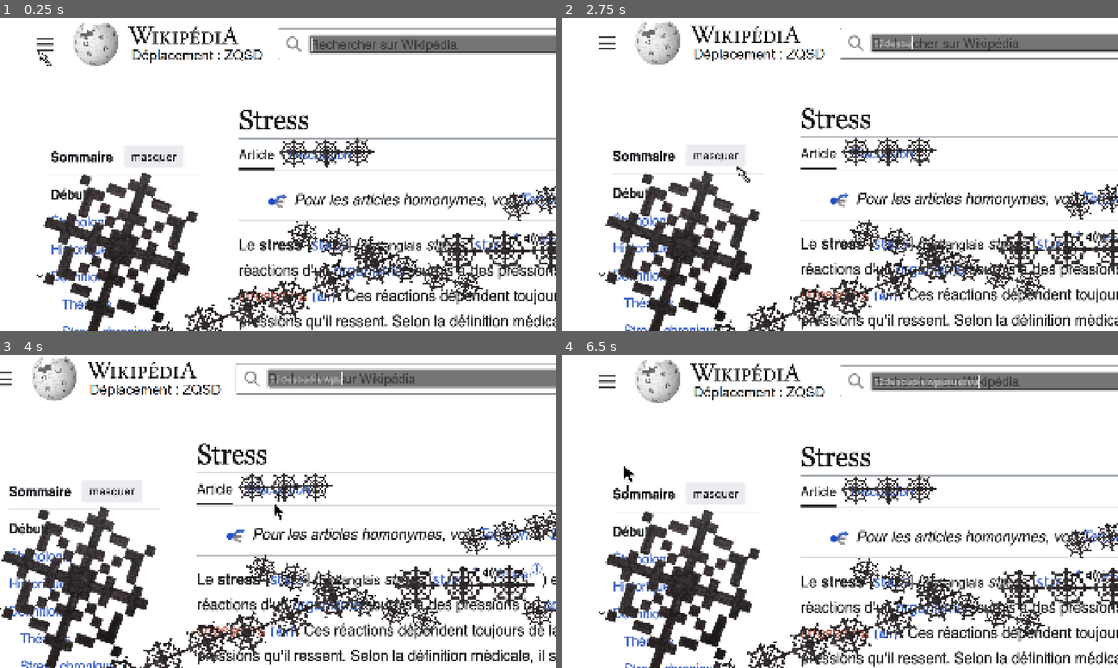
Above: before the commit, frames 1-4 (two rows, left to right).
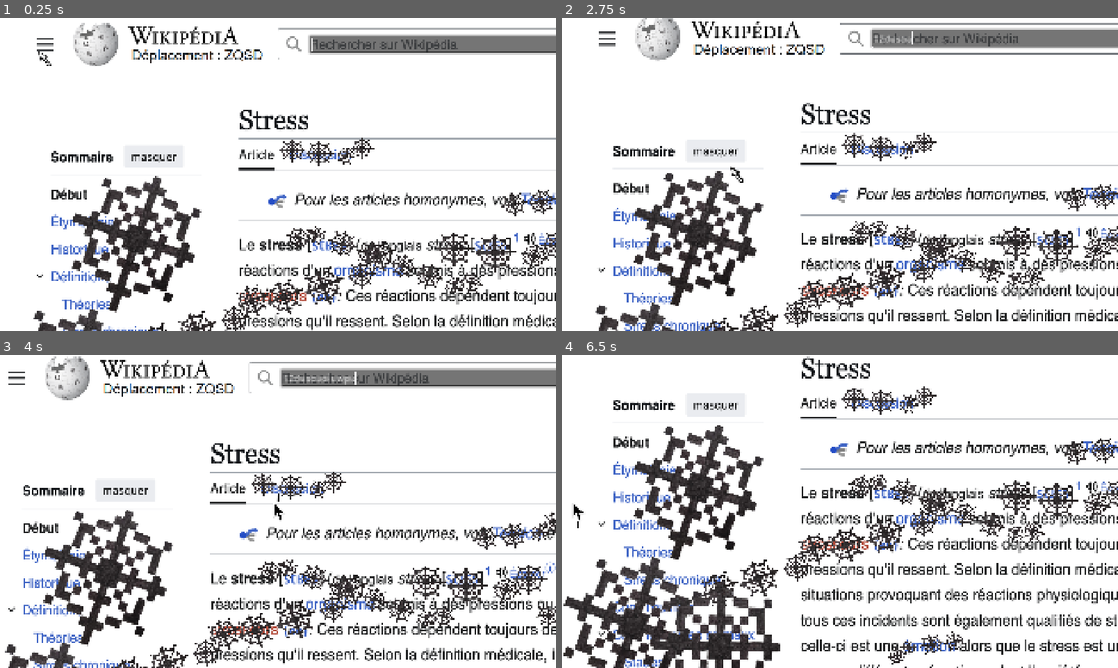
Above: after the commit, the same moments.

Repository: Paroxyss/wikursor
Game: Godot game, scene res://entities/Game_Manager.tscn
Same seed, same stepped clock (60 frames per second), same inputs: the game is played once before the commit and once after it. The engine's default icon, where the game draws it, is replaced by a stand-in: a white triangle on a blue panel in a dark square.
Inputs (mouse positions are in pixels of both pictures, inside the frame that each line leads up to):
- Up to frame 1 (0.25 s): no input
- Up to frame 2 (2.75 s): click (1023, 43) at 0.52 s; type "12" at 0.6 s; tap Enter at 1.25 s; hold D (move_right) 1.28-2.03 s; tap U (select) at 1.35, 2.3 s; hold S (move_down) from 2.03 s (still down); tap O (grab) at 2.1 s
- Up to frame 3 (4 s): release S (move_down) at 2.78 s; hold D (move_right) 2.78-3.53 s; tap I (lance) at 2.85 s; tap U (select) at 3.05, 3.8 s; hold W (move_up) from 3.53 s (still down); tap P (piou) at 3.6 s
- Up to frame 4 (6.5 s): release W (move_up) at 4.28 s; hold A (move_left) 4.28-5.78 s; tap U (select) at 4.35, 5.1, 6.05 s; hold S (move_down) from 5.78 s (still down); tap O (grab) at 5.85 s

The runs differ from the first frame. In frame 1, 12% of the frame differs, in the area x 6-100%, y 38-100%; in frame 2, 26%; in frame 3, 27%; in frame 4, 38%, in the area x 0-100%, y 0-100%.

Commit message:
niveau un et import troll

Diff:
--- a/entities/Enemies/GrinchBot.tscn
+++ b/entities/Enemies/GrinchBot.tscn
@@ -6,8 +6,9 @@
 [sub_resource type="PhysicsMaterial" id="PhysicsMaterial_0r6sc"]
 friction = 0.0
 
-[sub_resource type="CircleShape2D" id="CircleShape2D_qh1oc"]
-radius = 64.12488
+[sub_resource type="CapsuleShape2D" id="CapsuleShape2D_0hoif"]
+radius = 56.0
+height = 152.0
 
 [node name="GrinchBot" type="RigidBody2D" unique_id=1636861212]
 collision_layer = 25
@@ -26,5 +27,5 @@
 
 [node name="CollisionShape2D" type="CollisionShape2D" parent="." unique_id=323403017]
 scale = Vector2(0.25, 0.25)
-shape = SubResource("CircleShape2D_qh1oc")
+shape = SubResource("CapsuleShape2D_0hoif")
 debug_color = Color(0, 0.57307506, 0.83513063, 0.41960785)
--- a/entities/Enemies/TrollBot.tscn
+++ b/entities/Enemies/TrollBot.tscn
@@ -1,13 +1,14 @@
 [gd_scene format=3 uid="uid://bt2roqe5qsb2q"]
 
 [ext_resource type="Script" uid="uid://dqc2cyt0dtlcu" path="res://scripts/mechant_1.gd" id="1_wikhv"]
-[ext_resource type="Texture2D" uid="uid://b6n5bggheuqo7" path="res://icon.svg" id="2_u4l7c"]
+[ext_resource type="Texture2D" uid="uid://ds5nbhb2bj6mk" path="res://assets/troll.png" id="2_et0o4"]
 
 [sub_resource type="PhysicsMaterial" id="PhysicsMaterial_0r6sc"]
 friction = 0.0
 
-[sub_resource type="CircleShape2D" id="CircleShape2D_qh1oc"]
-radius = 64.12488
+[sub_resource type="CapsuleShape2D" id="CapsuleShape2D_nstax"]
+radius = 45.333336
+height = 130.66667
 
 [node name="TrollBot" type="RigidBody2D" unique_id=1636861212]
 collision_layer = 27
@@ -21,10 +22,10 @@
 metadata/_edit_group_ = true
 
 [node name="Icon" type="Sprite2D" parent="." unique_id=1737081164]
-scale = Vector2(0.75, 0.75)
-texture = ExtResource("2_u4l7c")
+scale = Vector2(0.23365605, 0.23365605)
+texture = ExtResource("2_et0o4")
 
 [node name="CollisionShape2D" type="CollisionShape2D" parent="." unique_id=323403017]
-scale = Vector2(0.75, 0.75)
-shape = SubResource("CircleShape2D_qh1oc")
+scale = Vector2(1.0326469, 1.0326469)
+shape = SubResource("CapsuleShape2D_nstax")
 debug_color = Color(0, 0.57307506, 0.83513063, 0.41960785)
--- a/entities/planche.tscn
+++ b/entities/planche.tscn
@@ -10,19 +10,26 @@
 collision_mask = 0
 
 [node name="CollisionShape2D" type="CollisionShape2D" parent="." unique_id=8296711]
+position = Vector2(11, 3)
 shape = SubResource("RectangleShape2D_xbyin")
 
 [node name="SpiderMur" type="Sprite2D" parent="." unique_id=1510003509]
-position = Vector2(-140.50002, -0.52107716)
-scale = Vector2(0.28313258, 0.2831326)
+position = Vector2(-152.00002, -12.090351)
+scale = Vector2(0.23694785, 0.2369479)
 texture = ExtResource("1_o4ouc")
 
 [node name="SpiderMur2" type="Sprite2D" parent="." unique_id=1837865130]
-position = Vector2(3, -0.52107716)
-scale = Vector2(0.28313258, 0.2831326)
+position = Vector2(-28.250006, 3.7063189)
+scale = Vector2(0.2540161, 0.25401613)
 texture = ExtResource("1_o4ouc")
 
 [node name="SpiderMur3" type="Sprite2D" parent="." unique_id=1001853663]
-position = Vector2(142.99998, -0.52107716)
-scale = Vector2(0.28313258, 0.2831326)
+position = Vector2(160.75, -18.378021)
+scale = Vector2(0.2118474, 0.21184741)
 texture = ExtResource("1_o4ouc")
+
+[node name="SpiderMur4" type="Sprite2D" parent="." unique_id=485434955]
+position = Vector2(89.00002, 17)
+rotation = 0.2815251
+scale = Vector2(0.17712453, 0.18218392)
+texture = ExtResource("1_o4ouc")
--- a/niveaux/niveau_1.tscn
+++ b/niveaux/niveau_1.tscn
@@ -4,6 +4,11 @@
 [ext_resource type="Texture2D" uid="uid://b583fp2ihth1t" path="res://assets/niveau1/niveau1_fond.png" id="2_00r75"]
 [ext_resource type="PackedScene" uid="uid://o4ujyt8a3byn" path="res://entities/Spawner.tscn" id="3_shev2"]
 [ext_resource type="PackedScene" uid="uid://ys7f8q6ahefi" path="res://entities/Enemies/GrinchBot.tscn" id="4_65gpw"]
+[ext_resource type="PackedScene" uid="uid://c6yk3bjxbwf03" path="res://entities/planche.tscn" id="5_65gpw"]
+[ext_resource type="PackedScene" uid="uid://bt2roqe5qsb2q" path="res://entities/Enemies/TrollBot.tscn" id="5_i6fbc"]
+[ext_resource type="Script" uid="uid://u6meofsx82vm" path="res://scripts/line_edit.gd" id="6_2g0qd"]
+[ext_resource type="Texture2D" uid="uid://72bc0dp33s4v" path="res://assets/combat_lien.png" id="6_clcfu"]
+[ext_resource type="Script" uid="uid://d2c5isw1o1mao" path="res://scripts/lien_niv_0_modif_shake.gd" id="7_nyro3"]
 
 [sub_resource type="PhysicsMaterial" id="PhysicsMaterial_8ok58"]
 
@@ -15,9 +20,10 @@
 
 [sub_resource type="WorldBoundaryShape2D" id="WorldBoundaryShape2D_mxr4r"]
 
-[node name="Niveau Vide" type="Node2D" unique_id=383967567 node_paths=PackedStringArray("playerSpawn")]
+[node name="Niveau 1" type="Node2D" unique_id=383967567 node_paths=PackedStringArray("playerSpawn", "spawnList")]
 script = ExtResource("1_1sbf7")
 playerSpawn = NodePath("PlayerSpawn")
+spawnList = [NodePath("Spawners/Spawner")]
 
 [node name="Fond" type="Sprite2D" parent="." unique_id=972025712]
 position = Vector2(1396.8698, 795.006)
@@ -53,9 +59,172 @@
 [node name="Spawners" type="Node2D" parent="." unique_id=299839190]
 
 [node name="Spawner" parent="Spawners" unique_id=2013283453 instance=ExtResource("3_shev2")]
-position = Vector2(1424, 640)
+position = Vector2(1408, 744)
 enemy = ExtResource("4_65gpw")
 amount = 5
 
+[node name="Spawner2" parent="Spawners" unique_id=2076811881 instance=ExtResource("3_shev2")]
+position = Vector2(1712, 1416)
+enemy = ExtResource("5_i6fbc")
+first_delay = 0.01
+amount = 1
+spread = Vector2(0, 0)
+
+[node name="Spawner3" parent="Spawners" unique_id=341386766 instance=ExtResource("3_shev2")]
+position = Vector2(1824, 1336)
+enemy = ExtResource("5_i6fbc")
+first_delay = 0.01
+amount = 1
+spread = Vector2(0, 0)
+
+[node name="Spawner4" parent="Spawners" unique_id=1721514766 instance=ExtResource("3_shev2")]
+position = Vector2(1960, 1400)
+enemy = ExtResource("5_i6fbc")
+first_delay = 0.01
+amount = 1
+spread = Vector2(0, 0)
+
+[node name="Spawner5" parent="Spawners" unique_id=378733943 instance=ExtResource("3_shev2")]
+position = Vector2(1824, 1512)
+enemy = ExtResource("5_i6fbc")
+first_delay = 0.01
+amount = 1
+spread = Vector2(0, 0)
+
+[node name="CombatLien" type="Sprite2D" parent="." unique_id=1977561245]
+position = Vector2(1848, 1416)
+scale = Vector2(1.6625667, 1.6625667)
+texture = ExtResource("6_clcfu")
+script = ExtResource("7_nyro3")
+
 [node name="PlayerSpawn" type="Node2D" parent="." unique_id=1554786708]
-position = Vector2(1197, 772)
+position = Vector2(488, 368)
+
+[node name="LineEdit" type="LineEdit" parent="." unique_id=502706358]
+offset_left = 621.0
+offset_top = 46.0
+offset_right = 1232.0
+offset_bottom = 77.0
+keep_editing_on_text_submit = true
+context_menu_enabled = false
+emoji_menu_enabled = false
+selecting_enabled = false
+deselect_on_focus_loss_enabled = false
+drag_and_drop_selection_enabled = false
+script = ExtResource("6_2g0qd")
+
+[node name="Murs" type="Node2D" parent="." unique_id=100478191]
+
+[node name="Planche" parent="Murs" unique_id=636436476 instance=ExtResource("5_65gpw")]
+position = Vector2(184, 448)
+rotation = -0.42878056
+
+[node name="Planche19" parent="Murs" unique_id=1551822904 instance=ExtResource("5_65gpw")]
+position = Vector2(2008, 264)
+rotation = -0.42878056
+
+[node name="Planche20" parent="Murs" unique_id=1792786953 instance=ExtResource("5_65gpw")]
+position = Vector2(1712, 312)
+rotation = 0.08999524
+
+[node name="Planche2" parent="Murs" unique_id=321115296 instance=ExtResource("5_65gpw")]
+position = Vector2(208, 560)
+
+[node name="Planche3" parent="Murs" unique_id=992057551 instance=ExtResource("5_65gpw")]
+position = Vector2(256, 688)
+rotation = -0.16943496
+
+[node name="Planche4" parent="Murs" unique_id=581828608 instance=ExtResource("5_65gpw")]
+position = Vector2(208, 856)
+
+[node name="Planche5" parent="Murs" unique_id=1258100864 instance=ExtResource("5_65gpw")]
+position = Vector2(200, 984)
+rotation = 0.16106564
+
+[node name="Planche6" parent="Murs" unique_id=1781272625 instance=ExtResource("5_65gpw")]
+position = Vector2(200, 1168)
+
+[node name="Planche7" parent="Murs" unique_id=2059891224 instance=ExtResource("5_65gpw")]
+position = Vector2(576, 1048)
+scale = Vector2(0.4765417, 0.4765417)
+
+[node name="Planche8" parent="Murs" unique_id=189590766 instance=ExtResource("5_65gpw")]
+position = Vector2(768, 880)
+rotation = 0.071205884
+scale = Vector2(0.4765417, 0.4765417)
+
+[node name="Planche15" parent="Murs" unique_id=1121528276 instance=ExtResource("5_65gpw")]
+position = Vector2(544.00006, 928.00006)
+rotation = 0.071205884
+scale = Vector2(0.3395483, 0.3395483)
+
+[node name="Planche18" parent="Murs" unique_id=609826564 instance=ExtResource("5_65gpw")]
+position = Vector2(1688, 736)
+rotation = 0.071205884
+scale = Vector2(0.23759623, 0.23759623)
+
+[node name="Planche16" parent="Murs" unique_id=1730384641 instance=ExtResource("5_65gpw")]
+position = Vector2(480.00006, 600)
+rotation = 0.071205884
+scale = Vector2(0.3395483, 0.3395483)
+
+[node name="Planche9" parent="Murs" unique_id=1925524136 instance=ExtResource("5_65gpw")]
+position = Vector2(1160, 736.00006)
+scale = Vector2(0.4765417, 0.4765417)
+
+[node name="Planche10" parent="Murs" unique_id=357747509 instance=ExtResource("5_65gpw")]
+position = Vector2(1168, 1112)
+scale = Vector2(0.4765417, 0.4765417)
+
+[node name="Planche26" parent="Murs" unique_id=567316374 instance=ExtResource("5_65gpw")]
+position = Vector2(664, 1432.0001)
+rotation = 0.28886208
+scale = Vector2(-1.1573262, -1.1573262)
+
+[node name="Planche25" parent="Murs" unique_id=1916106136 instance=ExtResource("5_65gpw")]
+position = Vector2(1160.0001, 1376)
+rotation = -0.18141952
+scale = Vector2(0.4765417, 0.4765417)
+
+[node name="Planche27" parent="Murs" unique_id=816695850 instance=ExtResource("5_65gpw")]
+position = Vector2(1160, 1592)
+rotation = -0.18141952
+scale = Vector2(0.8020614, 0.8020614)
+
+[node name="Planche11" parent="Murs" unique_id=1187896688 instance=ExtResource("5_65gpw")]
+position = Vector2(1456.0001, 1120)
+scale = Vector2(0.4765417, 0.4765417)
+
+[node name="Planche12" parent="Murs" unique_id=2113182866 instance=ExtResource("5_65gpw")]
+position = Vector2(1384.0001, 984)
+scale = Vector2(0.4765417, 0.4765417)
+
+[node name="Planche17" parent="Murs" unique_id=1014556521 instance=ExtResource("5_65gpw")]
+position = Vector2(1704, 888.00006)
+rotation = 0.30172294
+scale = Vector2(0.4765417, 0.4765417)
+
+[node name="Planche13" parent="Murs" unique_id=444198297 instance=ExtResource("5_65gpw")]
+position = Vector2(1344, 568.00006)
+scale = Vector2(0.4765417, 0.4765417)
+
+[node name="Planche21" parent="Murs" unique_id=1278357331 instance=ExtResource("5_65gpw")]
+position = Vector2(624, 272)
+scale = Vector2(0.4765417, 0.4765417)
+
+[node name="Planche22" parent="Murs" unique_id=2037680480 instance=ExtResource("5_65gpw")]
+position = Vector2(2280, 80.00003)
+scale = Vector2(0.4765417, 0.4765417)
+
+[node name="Planche23" parent="Murs" unique_id=1727775489 instance=ExtResource("5_65gpw")]
+position = Vector2(2440, 48)
+scale = Vector2(0.4765417, 0.4765417)
+
+[node name="Planche24" parent="Murs" unique_id=927432038 instance=ExtResource("5_65gpw")]
+position = Vector2(2608, 72)
+scale = Vector2(0.4765417, 0.4765417)
+
+[node name="Planche14" parent="Murs" unique_id=718012291 instance=ExtResource("5_65gpw")]
+position = Vector2(1608, 520)
+rotation = -0.30515093
+scale = Vector2(0.597015, 0.66366553)
Binary file added: assets/combat_lien.png
Not shown, added: assets/combat_lien.png.import
Not shown, added: assets/troll.png.import
